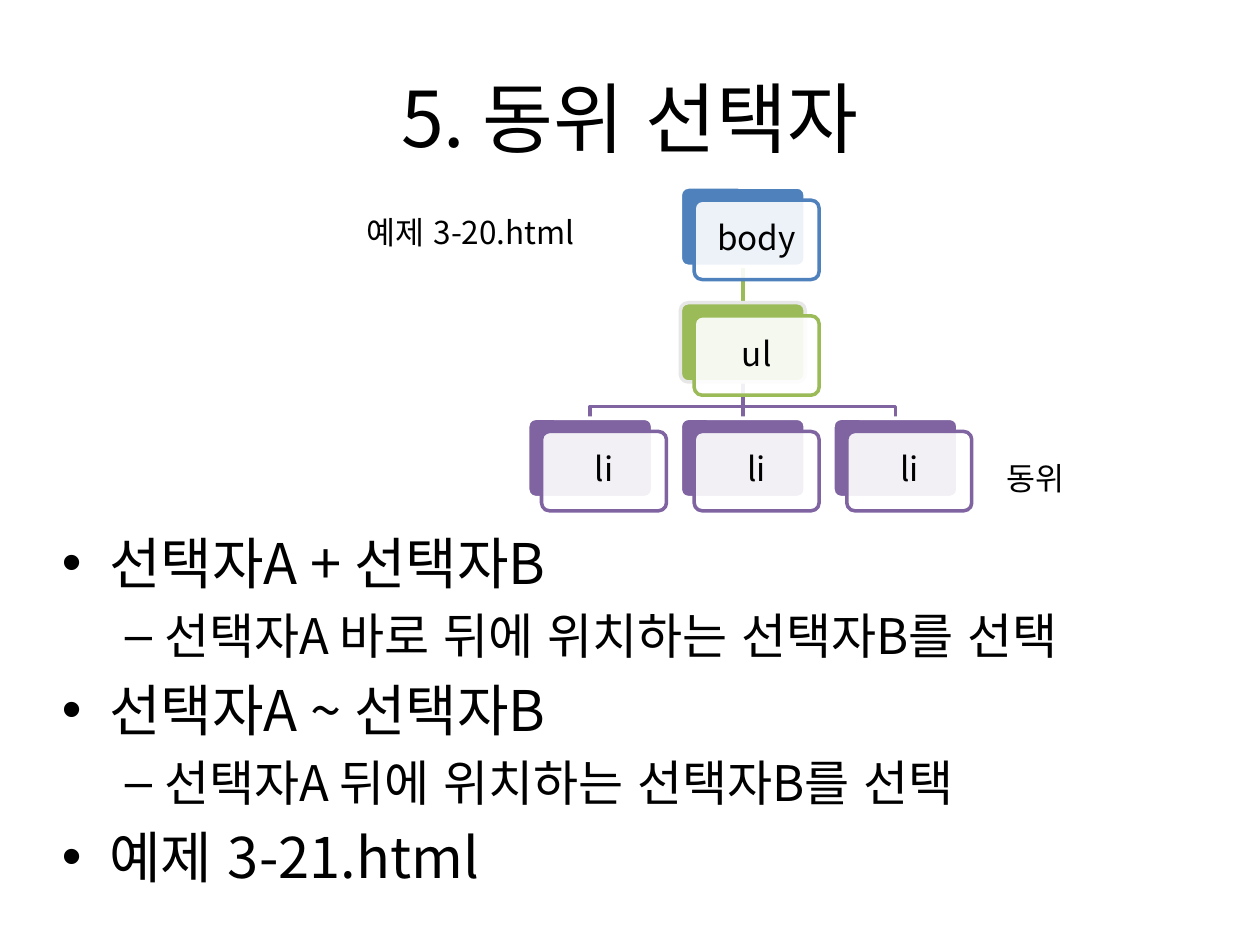
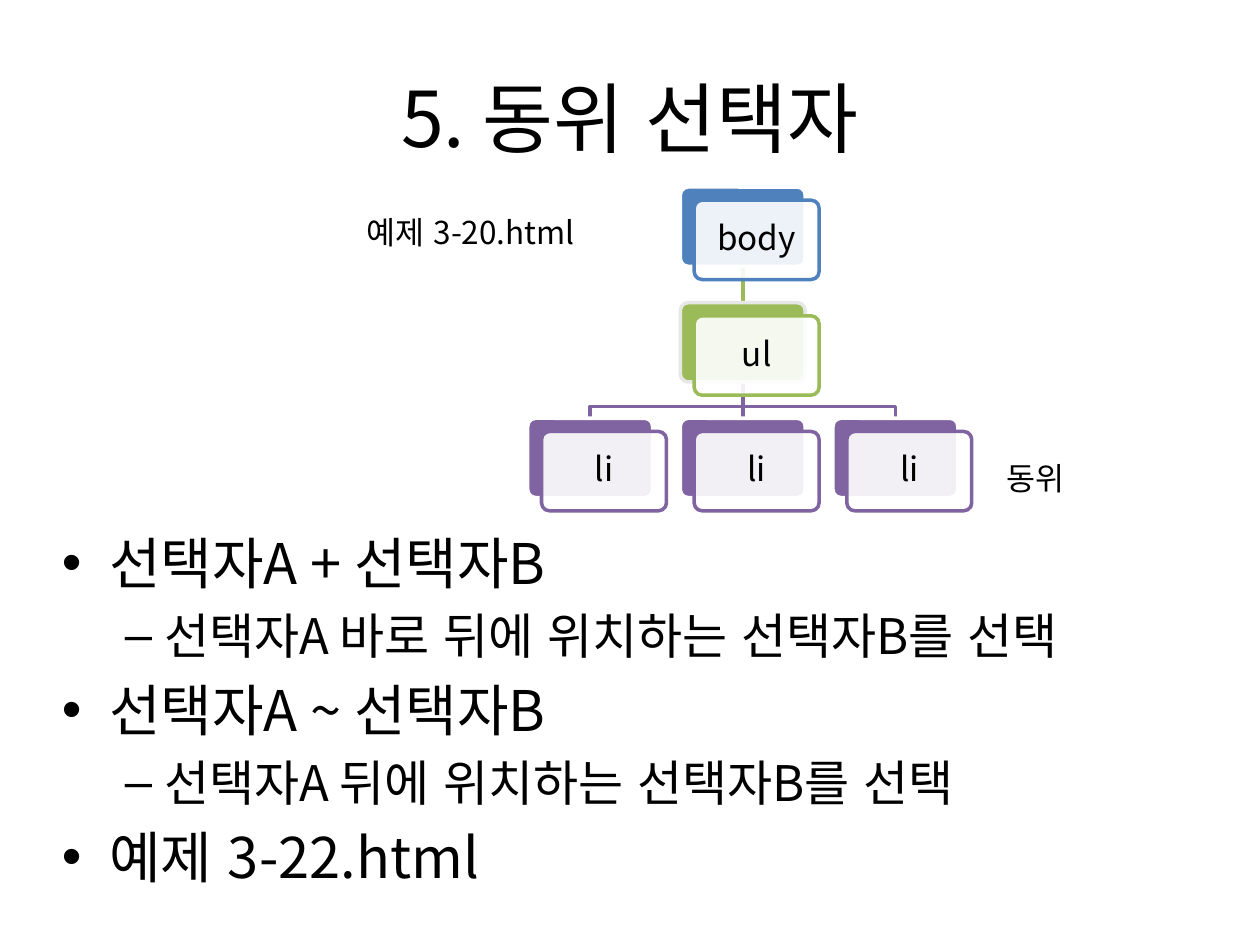
Before and after one commit to kdkcom1234/git2021, a slide deck: slide 20 of 1-html-css/03. CSS3 선택자 및 스타일 속성.pptx. Drawn at 1260x945 pixels with LibreOffice and Linux fonts; fonts in the diff are those of the drawing. Boxes give left, top, right and bottom in pixels: in the first picture for what was removed or moved away, otherwise in the second. Text is boxed around its words. In the diff, an @@ line names an element or a change of style, - is before the commit and + after.

```diff
--- a/1-html-css/03. CSS3 선택자 및 스타일 속성.pptx
+++ b/1-html-css/03. CSS3 선택자 및 스타일 속성.pptx
@@ text at box(109, 831, 479, 883): text changed @@
-• 예제 3-21.html
+• 예제 3-22.html
```
Also in this commit, not shown: 4 other slides changed, 4 slides added, 9 other files.
